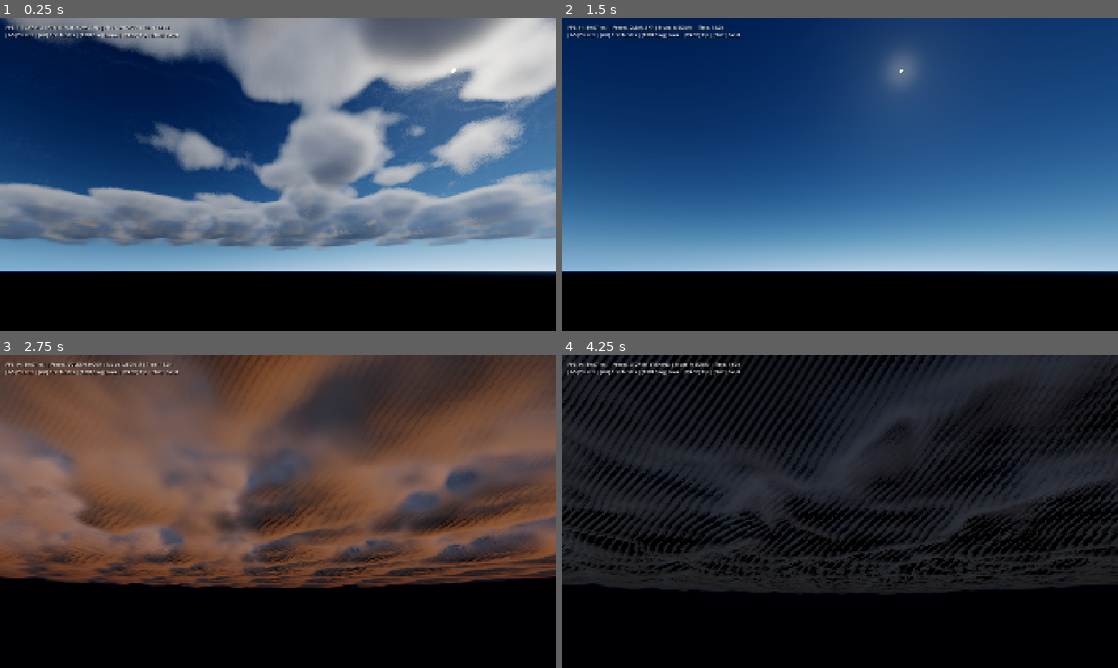
Above: before the commit, frames 1-4 (two rows, left to right).
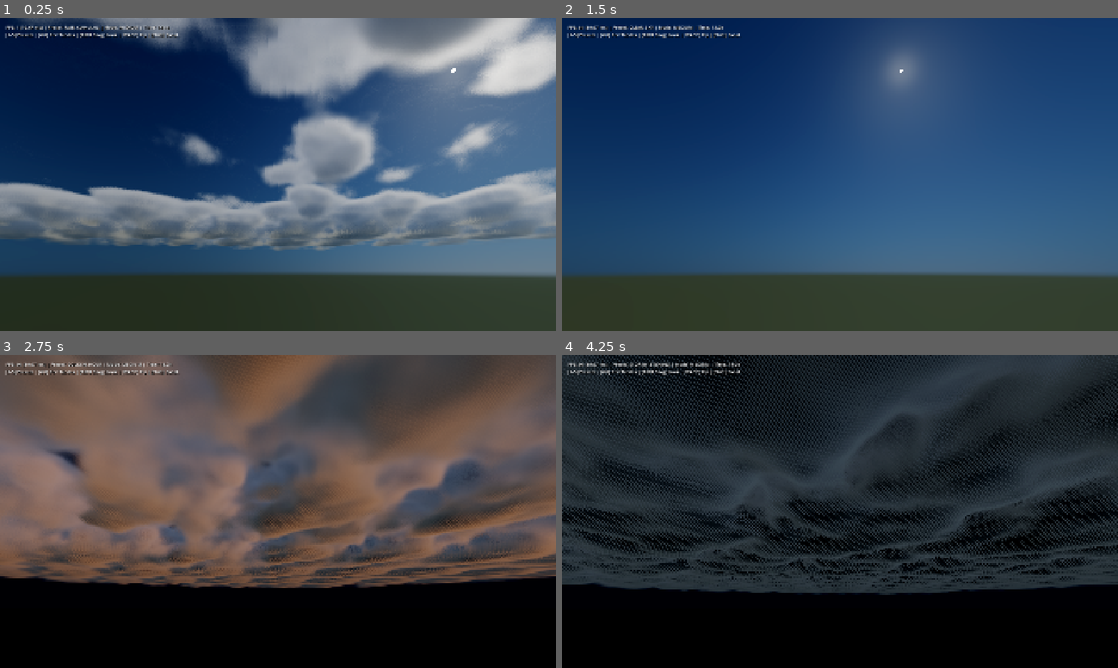
Above: after the commit, the same moments.

Repository: rlsl0422/godot-simple-sky
Game: Godot game, scene res://scenes/main_showcase.tscn
The game is run twice, just before and just after one commit, with the same random seed, the same clock (stepped at 60 frames per second) and the same inputs.
Inputs (mouse positions are in pixels of both pictures, inside the frame that each line leads up to):
- Up to frame 1 (0.25 s): no input
- Up to frame 2 (1.5 s): tap Enter at 0.5 s; move the mouse to (962, 158) at 0.52 s; hold D 0.53-1.25 s; tap 1 at 0.6 s; click (962, 158) at 0.67 s; tap Space at 0.77, 1.25 s; drag from (728, 190) to (812, 237) at 1.27 s
- Up to frame 3 (2.75 s): tap Enter at 2 s; move the mouse to (333, 442) at 2.02 s; hold D from 2.03 s (still down); tap 3 at 2.1 s
- Up to frame 4 (4.25 s): release D at 2.75 s; tap Space at 2.75, 3.77 s; drag from (812, 574) to (673, 464) at 2.77 s; tap Enter at 3.5 s; move the mouse to (1006, 558) at 3.52 s; hold A from 3.53 s (still down); tap 5 at 3.6 s

The runs differ from the first frame. In frame 1, 50% of the frame differs, in the area x 0-100%, y 0-100%; in frame 2, 48%; in frame 3, 6.4%; in frame 4, 20%.

Commit message:
fix: eliminate ground concentric bands, black void, and cloud contour artifacts

Diff:
--- a/scenes/main_showcase.tscn
+++ b/scenes/main_showcase.tscn
@@ -18,7 +18,7 @@
 shader_parameter/rayleigh_strength = 1.0
 shader_parameter/mie_strength = 1.2
 shader_parameter/ozone_strength = 1.2
-shader_parameter/ground_color = Color(0.12, 0.1, 0.08, 1)
+shader_parameter/ground_color = Color(0.18, 0.22, 0.2, 1)
 shader_parameter/clouds_enabled = true
 shader_parameter/base_noise_tex = ExtResource("2_owdof")
 shader_parameter/detail_noise_tex = ExtResource("3_fkctd")
--- a/screenshots/perf_metrics.json
+++ b/screenshots/perf_metrics.json
@@ -1,11 +1,11 @@
 {
-	"avg_fps": 56.5931509990507,
-	"avg_frame_time_ms": 17.6699827160494,
-	"max_frame_time_ms": 145.212,
-	"min_frame_time_ms": 0.880624982528389,
-	"percentile_1_low_fps": 8.89922517412817,
-	"percentile_99_frame_time_ms": 112.369333333333,
+	"avg_fps": 43.8656385742551,
+	"avg_frame_time_ms": 22.7968868686869,
+	"max_frame_time_ms": 147.122703703704,
+	"min_frame_time_ms": 7.07133333333351,
+	"percentile_1_low_fps": 7.31300642569499,
+	"percentile_99_frame_time_ms": 136.742666666667,
 	"renderer": "NVIDIA GeForce MX450",
-	"timestamp": "2026-09-06T12:39:06",
-	"total_frames": 270
+	"timestamp": "2026-09-07T16:09:00",
+	"total_frames": 330
 }
--- a/scripts/benchmark_harness.gd
+++ b/scripts/benchmark_harness.gd
@@ -75,6 +75,12 @@
 	elif _benchmark_phase == 4 and _frames_recorded >= 270:
 		_capture_screenshot("04_above_clouds.png")
 		_benchmark_phase = 5
+		_setup_phase_5_downward_ground_and_contour()
+
+	# Phase 5: Capture Downward Ground & Cloud Contour (60 frames)
+	elif _benchmark_phase == 5 and _frames_recorded >= 330:
+		_capture_screenshot("05_ground_and_contour_fix.png")
+		_benchmark_phase = 6
 		auto_benchmark = false
 		_finalize_benchmark()
 
@@ -112,6 +118,15 @@
 	controller.time_of_day = 15.0
 	camera.global_position = Vector3(0.0, 4800.0, 0.0)
 	var look_dir = Vector3(0.4, -0.25, -0.8).normalized()
+	camera.look_at_from_position(camera.global_position, camera.global_position + look_dir, Vector3.UP)
+
+func _setup_phase_5_downward_ground_and_contour() -> void:
+	print("[BenchmarkHarness] Phase 5: Testing downward ground and cloud contour at 14.5h...")
+	controller.weather_preset = CloudController.WeatherPreset.FAIR_CUMULUS
+	controller.performance_mode = CloudController.PerformanceMode.MEDIUM
+	controller.time_of_day = 14.5
+	camera.global_position = Vector3(0.0, 50.0, 0.0)
+	var look_dir = Vector3(0.0, -0.26, -1.0).normalized()
 	camera.look_at_from_position(camera.global_position, camera.global_position + look_dir, Vector3.UP)
 
 func _capture_screenshot(file_name: String) -> void:
--- a/scripts/camera_controller.gd
+++ b/scripts/camera_controller.gd
@@ -79,6 +79,7 @@
 
 	var move_vec = (forward * -input_dir.z + right * input_dir.x + up * input_dir.y).normalized()
 	global_position += move_vec * current_speed * delta
+	global_position.y = maxf(global_position.y, 2.0)
 
 func _capture_screenshot() -> void:
 	if not DirAccess.dir_exists_absolute("res://screenshots"):
--- a/shaders/atmosphere_clouds.gdshader
+++ b/shaders/atmosphere_clouds.gdshader
@@ -21,7 +21,7 @@
 uniform float rayleigh_strength : hint_range(0.1, 4.0, 0.1) = 1.0;
 uniform float mie_strength : hint_range(0.0, 5.0, 0.1) = 1.2;
 uniform float ozone_strength : hint_range(0.0, 4.0, 0.1) = 1.2;
-uniform vec3 ground_color : source_color = vec3(0.12, 0.10, 0.08);
+uniform vec3 ground_color : source_color = vec3(0.18, 0.22, 0.20);
 
 // ==========================================
 // UNIFORMS: VOLUMETRIC CLOUDS
@@ -92,8 +92,7 @@
 const vec3 BETA_O = vec3(0.000342, 0.000829, 0.000035);
 
 // Interleaved Gradient Noise for screen-space ray jittering (Jimenez 2014)
-float get_ign(vec2 screen_uv) {
-	vec2 pixel_pos = screen_uv * vec2(1920.0, 1080.0);
+float get_ign(vec2 pixel_pos) {
 	vec3 magic = vec3(0.06711056, 0.00583715, 52.9829189);
 	return fract(magic.z * fract(dot(pixel_pos, magic.xy)));
 }
@@ -162,8 +161,15 @@
 
 // Atmospheric In-Scattering in km space
 void compute_atmosphere(vec3 eye_pos_km, vec3 ray_dir, vec3 sun_dir, out vec3 sky_color, out vec3 sun_light_color) {
+	float cam_height = length(eye_pos_km) - R_EARTH;
+	float horizon_dip = -sqrt(max(2.0 * cam_height / R_EARTH, 0.0));
+	vec3 march_dir = ray_dir;
+	if (march_dir.y < horizon_dip + 0.002) {
+		march_dir = normalize(vec3(ray_dir.x, horizon_dip + 0.002, ray_dir.z));
+	}
+
 	float t_atm_0, t_atm_1;
-	bool hit_atm = ray_sphere_intersect(eye_pos_km, ray_dir, R_ATMOSPHERE, t_atm_0, t_atm_1);
+	bool hit_atm = ray_sphere_intersect(eye_pos_km, march_dir, R_ATMOSPHERE, t_atm_0, t_atm_1);
 
 	if (!hit_atm || t_atm_1 <= 0.0) {
 		sky_color = vec3(0.01, 0.02, 0.04);
@@ -172,19 +178,11 @@
 	}
 
 	float t_start = max(t_atm_0, 0.0);
-	float t_end = t_atm_1;
-
-	// Planet ground cutoff
-	float t_earth_0, t_earth_1;
-	if (ray_sphere_intersect(eye_pos_km, ray_dir, R_EARTH, t_earth_0, t_earth_1)) {
-		if (t_earth_0 > 0.0) {
-			t_end = min(t_end, t_earth_0);
-		}
-	}
+	float t_end = min(t_atm_1, t_start + 45.0);
 
 	const int ATM_STEPS = 10;
 	float step_size = (t_end - t_start) / float(ATM_STEPS);
-	float cos_theta = dot(ray_dir, sun_dir);
+	float cos_theta = dot(march_dir, sun_dir);
 
 	float p_rayleigh = rayleigh_phase(cos_theta);
 	// Forward Mie scattering (solar aureole): soft, warm halo around the sun that gracefully drops into sky blue
@@ -194,7 +192,7 @@
 	vec3 total_mie = vec3(0.0);
 	vec3 optical_depth = vec3(0.0);
 
-	vec3 current_pos = eye_pos_km + ray_dir * (t_start + step_size * 0.5);
+	vec3 current_pos = eye_pos_km + march_dir * (t_start + step_size * 0.5);
 
 	for (int i = 0; i < ATM_STEPS; i++) {
 		float height = length(current_pos) - R_EARTH;
@@ -227,7 +225,7 @@
 			total_mie += attenuation * d_mie;
 			optical_depth += vec3(d_rayleigh, d_mie, 0.0);
 		}
-		current_pos += ray_dir * step_size;
+		current_pos += march_dir * step_size;
 	}
 
 	vec3 inscattering = (total_rayleigh * BETA_R * p_rayleigh + total_mie * BETA_M * p_mie) * sun_intensity * sun_color;
@@ -240,7 +238,7 @@
 }
 
 // Sample Cloud Density (pos in km space)
-float sample_cloud_density(vec3 pos_km, float height_norm, vec2 wind_offset_km, bool sample_detail) {
+float sample_cloud_density(vec3 pos_km, float height_norm, vec2 wind_offset_km, float detail_fade) {
 	// 1. Weather Map Sampling (Coverage, Cloud Type, Density)
 	vec2 weather_uv = (pos_km.xz + wind_offset_km * 0.04) * weather_scale;
 	vec4 weather = texture(weather_tex, weather_uv);
@@ -286,14 +284,14 @@
 	float cov_threshold = 0.18;
 	float density = smoothstep(cov_threshold, cov_threshold + 0.32, cloud_mass) * cloud_density_multiplier * 3.6;
 
-	// 6. Micro-detail erosion (only for nearby clouds to maintain 60 FPS)
-	if (density > 0.01 && sample_detail) {
+	// 6. Micro-detail erosion with continuous distance LOD & smooth falloff (eliminates contour banding)
+	if (density > 0.005 && detail_fade > 0.01) {
 		vec3 detail_p = (p + warp) * detail_scale + vec3(wind_offset_km.x, 0.0, wind_offset_km.y) * 0.25;
 		vec4 detail_noise = texture(detail_noise_tex, detail_p);
 		float detail_fbm = detail_noise.r * 0.625 + detail_noise.g * 0.25 + detail_noise.b * 0.125;
 		float erosion = mix(detail_fbm, 1.0 - detail_fbm, clamp(height_norm * 0.5, 0.0, 1.0));
-		density = remap(density, erosion * detail_strength * 0.35, 1.0, 0.0, 1.0);
-		density = max(density, 0.0);
+		float erode_amount = erosion * detail_strength * 0.35 * detail_fade;
+		density = smoothstep(erode_amount, 1.0, density) * density;
 	}
 
 	return density;
@@ -307,8 +305,9 @@
 	// Wind offset in km
 	vec2 wind_offset_km = wind_direction.xz * (wind_speed * 0.001) * time_val;
 
-	// Camera world position in km space
-	vec3 camera_pos_km = vec3(0.0, R_EARTH + 0.02, 0.0) + camera_world_position * 0.001;
+	// Camera world position in km space with minimum safe ground clearance
+	float safe_cam_alt = max(camera_world_position.y, 2.0) * 0.001;
+	vec3 camera_pos_km = vec3(camera_world_position.x * 0.001, R_EARTH + safe_cam_alt, camera_world_position.z * 0.001);
 
 	// 1. Atmosphere Base Pass
 	vec3 sky_color = vec3(0.0);
@@ -387,7 +386,7 @@
 
 		// Low-discrepancy screen-space ray jitter using Interleaved Gradient Noise (Jimenez 2014)
 		// Full [0, 1] range completely destroys all slice alignment and staircase terracing (Fixes Feedback 4)
-		float dither = get_ign(SCREEN_UV);
+		float dither = get_ign(FRAGCOORD.xy);
 		float current_t = t_start + base_step * dither;
 
 		vec3 accumulated_cloud_color = vec3(0.0);
@@ -405,14 +404,20 @@
 			float current_alt = length(sample_pos);
 			float height_norm = clamp((current_alt - r_bottom_km) / (r_top_km - r_bottom_km), 0.0, 1.0);
 
-			bool sample_detail = current_t < detail_lod_distance_km;
-			float density = sample_cloud_density(sample_pos, height_norm, wind_offset_km, sample_detail);
+			float detail_fade = clamp(1.0 - (current_t - (detail_lod_distance_km * 0.60)) / max(detail_lod_distance_km * 0.40, 0.001), 0.0, 1.0);
+			float density = sample_cloud_density(sample_pos, height_norm, wind_offset_km, detail_fade);
 
 			// Distance fade near horizon: smoothly merges distant clouds into the horizon boundary haze
 			float horizon_fade = clamp(1.0 - (current_t - (max_distance_km * 0.55)) / (max_distance_km * 0.45), 0.0, 1.0);
 			density *= horizon_fade;
 
 			if (density > 0.001) {
+				// Step refinement: if entering cloud on a skipped step, step back to accurately resolve boundary
+				if (consecutive_zeros > 2) {
+					current_t -= (empty_skip_multiplier - 1.0) * base_step * 0.5;
+					consecutive_zeros = 0;
+					continue;
+				}
 				consecutive_zeros = 0;
 
 				// Progressive multi-scale light marching toward sun (in km):
@@ -427,7 +432,7 @@
 					float l_alt = length(light_pos);
 					float l_height_norm = clamp((l_alt - r_bottom_km) / (r_top_km - r_bottom_km), 0.0, 1.0);
 
-					float l_dens = sample_cloud_density(light_pos, l_height_norm, wind_offset_km, false);
+					float l_dens = sample_cloud_density(light_pos, l_height_norm, wind_offset_km, 0.0);
 					optical_depth_sun += l_dens * l_weights[idx] * 8.5;
 				}
 
@@ -473,10 +478,40 @@
 		// Sun disc dissolves exponentially into clouds; only forward Mie glow remains behind clouds
 		vec3 direct_sun_disc = sun_disc_color * pow(transmittance, 2.2);
 
-		vec3 final_color = sky_color * transmittance + accumulated_cloud_color + direct_sun_disc;
+		vec3 background = sky_color;
+		if (hit_ground) {
+			float cam_height = length(camera_pos_km) - R_EARTH;
+			float horizon_dip = -sqrt(max(2.0 * cam_height / R_EARTH, 0.0));
+			float ground_sun_n = clamp(sun_dir.y, 0.0, 1.0);
+			vec3 sun_norm = sun_light_color / max(sun_intensity, 1.0);
+			vec3 direct_ground = sun_norm * ground_sun_n * 1.5;
+			vec3 ambient_ground = sky_color * 0.75 + vec3(0.08, 0.09, 0.10);
+			vec3 terrain_lit = ground_color * (direct_ground + ambient_ground);
+
+			float g_haze = clamp(1.0 - exp(-t_ground_0 * 0.04 * atmosphere_density), 0.0, 1.0);
+			float horizon_factor = smoothstep(horizon_dip - 0.025, horizon_dip + 0.002, ray_dir.y);
+			float total_haze = max(g_haze, horizon_factor);
+			background = mix(terrain_lit, sky_color, total_haze);
+		}
+		vec3 final_color = background * transmittance + accumulated_cloud_color + direct_sun_disc;
 		COLOR = apply_tonemapping(final_color, exposure, tonemap_mode, white_point);
 	} else {
-		vec3 final_color = sky_color + sun_disc_color;
+		vec3 base_surface = sky_color;
+		if (hit_ground) {
+			float cam_height = length(camera_pos_km) - R_EARTH;
+			float horizon_dip = -sqrt(max(2.0 * cam_height / R_EARTH, 0.0));
+			float ground_sun_n = clamp(sun_dir.y, 0.0, 1.0);
+			vec3 sun_norm = sun_light_color / max(sun_intensity, 1.0);
+			vec3 direct_ground = sun_norm * ground_sun_n * 1.5;
+			vec3 ambient_ground = sky_color * 0.75 + vec3(0.08, 0.09, 0.10);
+			vec3 terrain_lit = ground_color * (direct_ground + ambient_ground);
+
+			float g_haze = clamp(1.0 - exp(-t_ground_0 * 0.04 * atmosphere_density), 0.0, 1.0);
+			float horizon_factor = smoothstep(horizon_dip - 0.025, horizon_dip + 0.002, ray_dir.y);
+			float total_haze = max(g_haze, horizon_factor);
+			base_surface = mix(terrain_lit, sky_color, total_haze);
+		}
+		vec3 final_color = base_surface + sun_disc_color;
 		COLOR = apply_tonemapping(final_color, exposure, tonemap_mode, white_point);
 	}
 }
Binary file changed: screenshots/01_noon_cumulus.png
Binary file changed: screenshots/02_sun_silver_lining.png
Binary file changed: screenshots/03_golden_sunset.png
Binary file changed: screenshots/04_above_clouds.png
Binary file added: screenshots/05_ground_and_contour_fix.png
Not shown, changed: README.md
